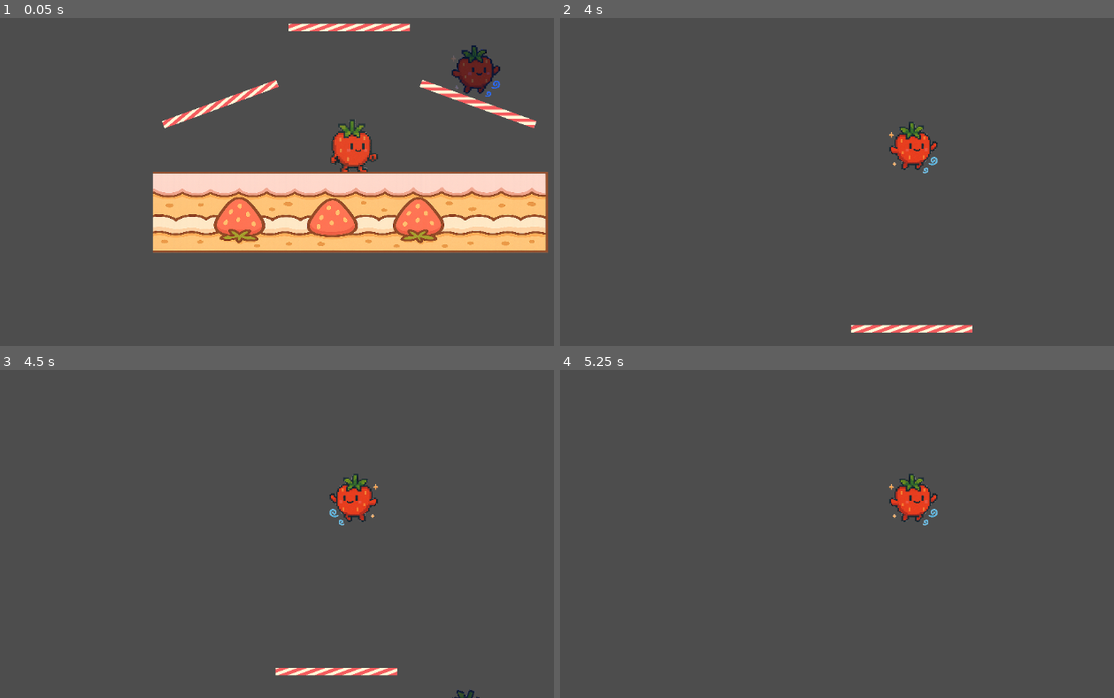
Above: before the commit, frames 1-4 (two rows, left to right).
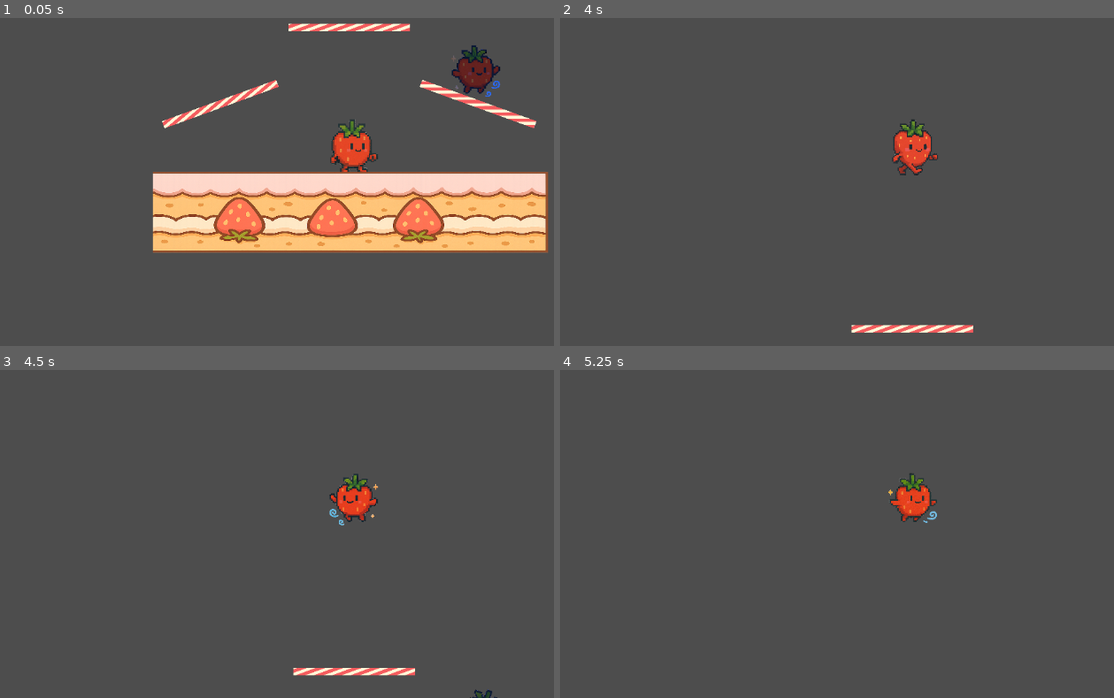
Above: after the commit, the same moments.

Repository: ktarrant/shortcake
Game: Godot game, scene res://scenes/main/Main.tscn
The game is run twice, just before and just after one commit, with the same random seed, the same clock (stepped at 60 frames per second) and the same inputs.
Inputs:
- Up to frame 1 (0.05 s): no input
- Up to frame 2 (4 s): tap Enter at 0.5 s; hold Up (jump) 0.53-1.28 s; hold Right (move_right) 0.53-2.03 s; tap Up (jump) at 1.35, 1.52, 1.82, 2.85, 3.02, 3.32 s; hold Left (move_left) 2.03-2.78 s; hold Up (jump) 2.03-2.78 s; hold Right (move_right) from 2.78 s (still down); tap Space at 3.5 s; hold Up (jump) from 3.53 s (still down)
- Up to frame 3 (4.5 s): release Right (move_right) at 4.28 s; release Up (jump) at 4.28 s; hold Left (move_left) from 4.28 s (still down); tap Up (jump) at 4.35 s
- Up to frame 4 (5.25 s): tap Up (jump) at 4.52, 4.82 s; release Left (move_left) at 5.03 s; hold Right (move_right) from 5.03 s (still down); hold Up (jump) from 5.03 s (still down)

Frame 1 is identical in both runs. In frame 2, 0.7% of the frame differs, in the area x 52-75%, y 30-96%; in frame 3, 0.3%; in frame 4, 0.3%.

Commit message:
fix fast fall and drop through

Diff:
--- a/scripts/Player.gd
+++ b/scripts/Player.gd
@@ -25,7 +25,8 @@
 var input_velocity: Vector2 = Vector2.ZERO
 
 var jump_count := 0
-var can_fast_fall := true
+var in_fast_fall := false
+var dropped_through_platform := false
 var overlapping_player_count := 0
 var percent := 0
 
@@ -41,6 +42,17 @@
 	if not is_dummy:
 		state.handle_input(self, input_dir)
 	state.physics_update(self, delta)
+
+	# intertia / gravity
+	if is_on_floor():
+		base_velocity.x = lerp(base_velocity.x, 0.0, 0.3)
+		if abs(base_velocity.x) < 5.0:
+			base_velocity.x = 0
+	else:
+		base_velocity.y += gravity * delta
+		base_velocity.y = clamp(base_velocity.y, -INF, 1200)
+		base_velocity.x = lerp(base_velocity.x, 0.0, 0.1)
+
 	state.update(self, delta)
 
 	velocity = base_velocity + input_velocity
@@ -68,12 +80,16 @@
 	state.enter(self)
 
 func land():
+	print("land()")
 	# Cancel velocity into the floor to prevent jitter
 	var floor_normal = get_floor_normal().normalized()
 	var into_floor = base_velocity.project(floor_normal)
 	base_velocity -= into_floor
 	jump_count = 0
-	can_fast_fall = true
+	in_fast_fall = false
+	input_velocity = Vector2.ZERO
+	set_collision_mask_value(one_way_platform_layer, true)
+	dropped_through_platform = false
 
 func apply_damage(amount: int, knockback: Vector2):
 	percent += amount
@@ -86,7 +102,8 @@
 	base_velocity = Vector2.ZERO
 	input_velocity = Vector2.ZERO
 	jump_count = 0
-	can_fast_fall = true
+	in_fast_fall = false
+	dropped_through_platform = false
 	percent = 0
 	sprite.rotation = 0
 	sprite.play("idle")
--- a/scripts/PlayerState.gd
+++ b/scripts/PlayerState.gd
@@ -14,16 +14,10 @@
 	pass
 
 func physics_update(player: Node, delta: float) -> void:
-	if player.is_on_floor():
-		player.base_velocity.x = lerp(player.base_velocity.x, 0.0, 0.3)
-		if abs(player.base_velocity.x) < 5.0:
-			player.base_velocity.x = 0
-	else:
-		player.base_velocity.y += player.gravity * delta
-		player.base_velocity.y = clamp(player.base_velocity.y, -INF, 1200)
-		player.base_velocity.x = lerp(player.base_velocity.x, 0.0, 0.1)
+	pass
 
 func update_animation(player: Node) -> void:		# rotate sprite to floor
+	# sprite rotation
 	if player.is_on_floor():
 		var normal = player.get_floor_normal()
 		player.sprite.rotation = atan2(normal.x, -normal.y)
@@ -43,6 +37,9 @@
 			player.change_state(RunState.new())
 		elif Input.is_action_just_pressed("jump"):
 			player.change_state(JumpState.new())
+		elif input_dir.y < -0.7 and player.get_floor_normal().y < -0.7 and not player.dropped_through_platform:
+			player.set_collision_mask_value(player.one_way_platform_layer, false)
+			player.dropped_through_platform = true
 		else:
 			player.input_velocity = Vector2.ZERO
 
@@ -51,7 +48,6 @@
 		player.sprite.speed_scale = 1.0
 
 	func physics_update(player: Node, delta: float) -> void:
-		super.physics_update(player, delta)
 		# Auto-transition to fall if not grounded
 		if not player.is_on_floor():
 			player.change_state(AirState.new())
@@ -65,13 +61,17 @@
 	func enter(player: Node) -> void:
 		print("enter state: RunState")
 		player.sprite.play("run")
-
-	func handle_input(player: Node, input_dir: Vector2) -> void:
-		if input_dir.x == 0:
+		player.input_velocity = Vector2.ZERO
+
+	func handle_input(player: Node, input_dir: Vector2) -> void:
+		if Input.is_action_just_pressed("jump"):
+			player.change_state(JumpState.new())
+		elif input_dir.y < -0.7 and player.get_floor_normal().y < -0.7 and not player.dropped_through_platform:
+			player.set_collision_mask_value(player.one_way_platform_layer, false)
+			player.dropped_through_platform = true
+		elif input_dir.x == 0:
 			player.change_state(IdleState.new())
-		elif Input.is_action_just_pressed("jump"):
-			player.change_state(JumpState.new())
-		if input_dir.x < 0:
+		elif input_dir.x < 0:
 			player.sprite.flip_h = true
 		elif input_dir.x > 0:
 			player.sprite.flip_h = false
@@ -93,19 +93,16 @@
 		player.input_velocity = floor_direction * current_speed * slowdown
 
 	func update_animation(player: Node) -> void:
+		super.update_animation(player)
 		var input_strength: float = abs(player.get_movement_input().x)
 		if input_strength > player.run_threshold:
 			player.sprite.play("run")
 		else:
 			player.sprite.play("walk")
 		player.sprite.speed_scale = clamp(abs(player.velocity.x) / player.speed, 0.5, 1.5)
-		super.update_animation(player)
 
 	func physics_update(player: Node, delta: float) -> void:
 		super.physics_update(player, delta)
-		# Auto-transition to fall if not grounded
-		if not player.is_on_floor():
-			player.change_state(AirState.new())
 
 class AirState:
 	extends PlayerState
@@ -123,6 +120,9 @@
 		if (Input.is_action_just_pressed("jump")
 			and player.jump_count < player.max_jumps):
 			player.change_state(JumpState.new())
+		elif input_dir.y < -0.7 and not player.in_fast_fall:
+			player.base_velocity.y += player.fast_fall_burst
+			player.in_fast_fall = true
 
 		var slowdown := 0.7 if player.overlapping_player_count > 0 else 1.0
 		if input_dir.x != 0:
@@ -133,10 +133,13 @@
 			player.input_velocity.x = lerp(player.input_velocity.x, 0.0, 0.1)
 
 	func physics_update(player: Node, delta: float) -> void:
-		super.physics_update(player, delta)
-		if player.base_velocity.y >= 0 and player.is_on_floor():
+		if player.is_on_floor():
 			player.land()
-			player.change_state(IdleState.new())
+			player.input_velocity = Vector2.ZERO
+			if player.get_movement_input().x != 0:
+				player.change_state(RunState.new())
+			else:
+				player.change_state(IdleState.new())
 
 
 class JumpState:
@@ -153,7 +156,7 @@
 		var modifier = 1.0 if player.is_on_floor() else 0.7
 		player.base_velocity += jump_vector * player.jump_force * modifier
 		player.jump_count += 1
-		player.can_fast_fall = true
+		player.in_fast_fall = false
 		jump_extend_time = player.jump_extend_max_time
 
 	func handle_input(player: Node, input_dir: Vector2) -> void:
@@ -162,8 +165,6 @@
 		super.handle_input(player, input_dir)
 
 	func physics_update(player: Node, delta: float) -> void:
-		super.physics_update(player, delta)
-
 		if jump_extend_time > 0:
 			jump_extend_time -= delta
 			player.base_velocity.y -= (
@@ -211,6 +212,7 @@
 
 	func enter(player: Node) -> void:
 		player.sprite.play("hitstun")
+		player.input_velocity = Vector2.ZERO
 
 	func update(player: Node, delta: float) -> void:
 		timer -= delta
